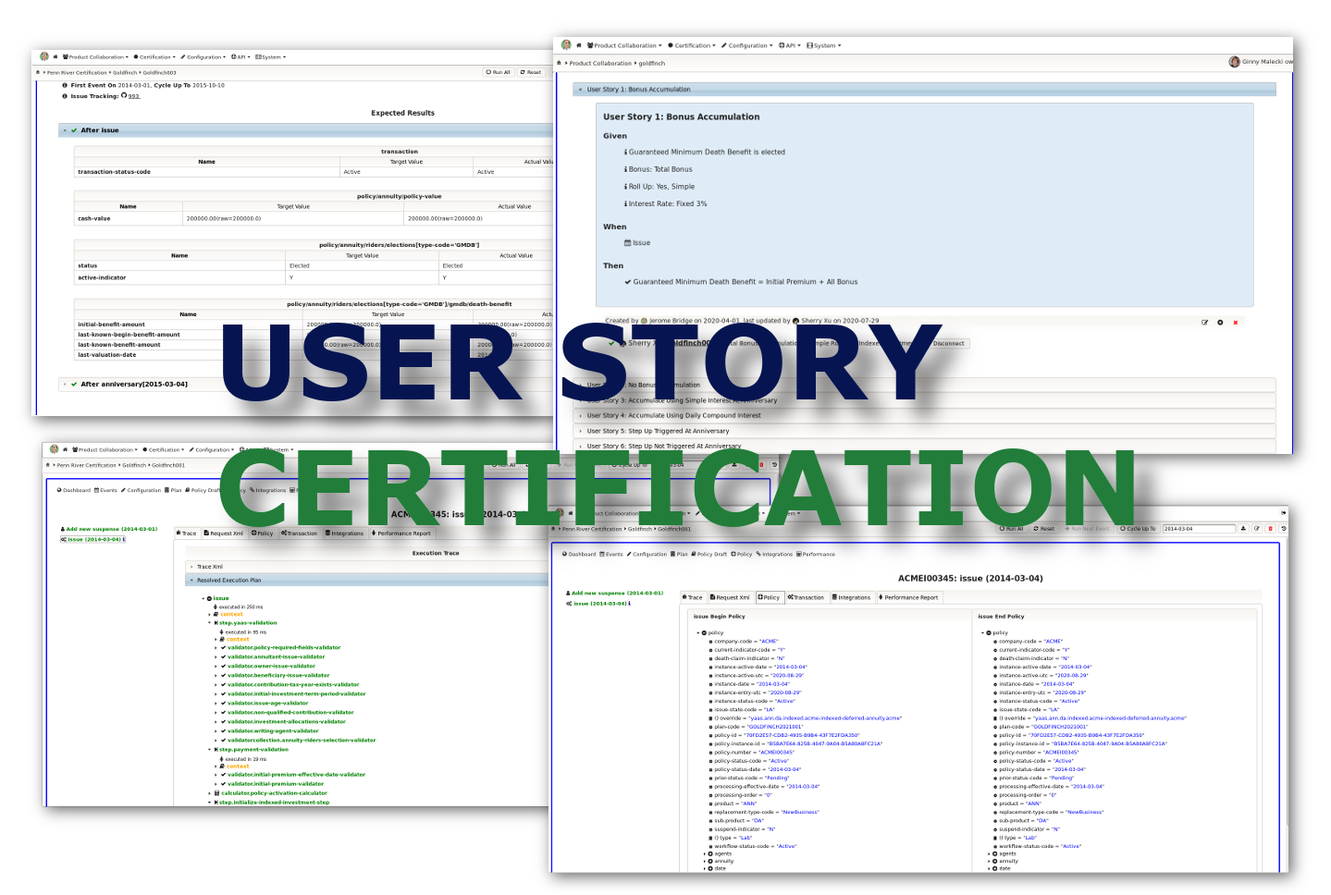
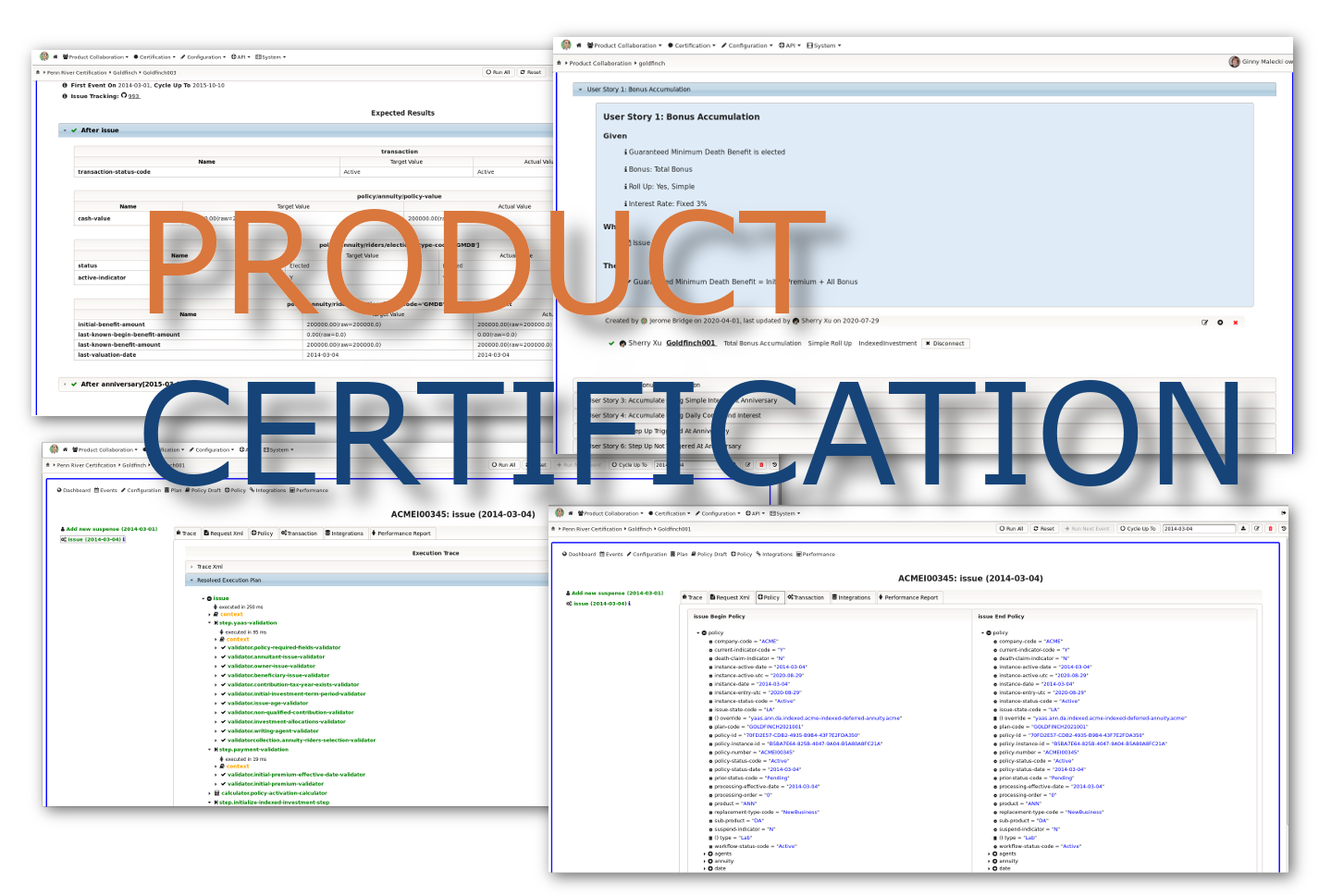
Layers edited between the first and the second 1331×895 image:
added layer "TXT2" above "TXT" over (x1=143, y1=208, x2=1277, y2=532)
hid "TXT" over (x1=214, y1=312, x2=1183, y2=566)
